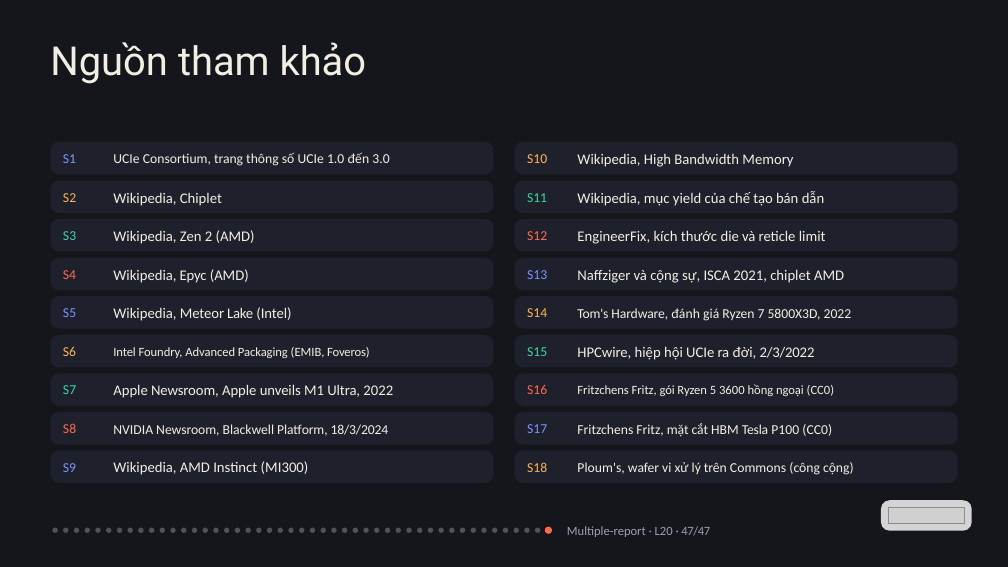
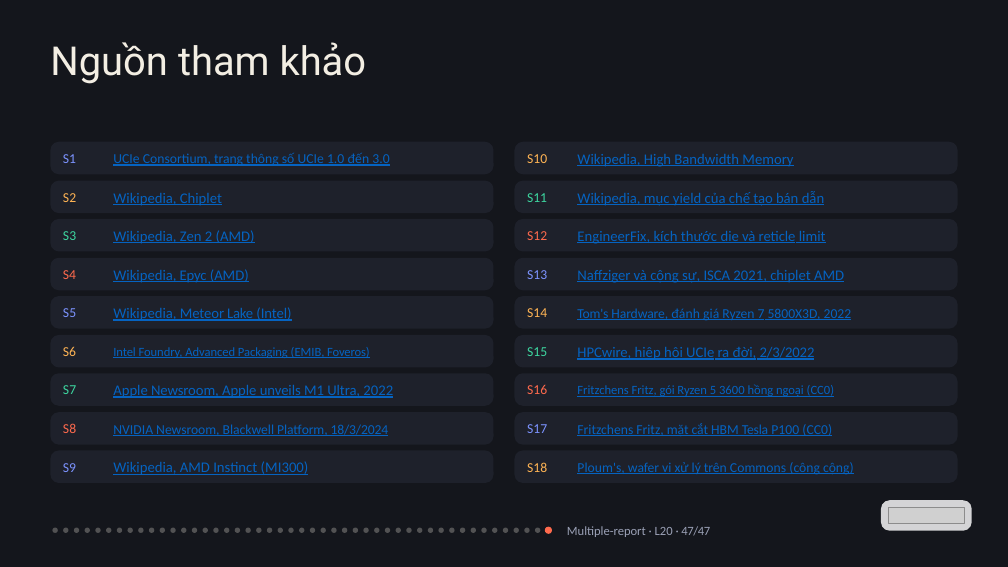
Before and after one commit to vohoailinh90/Multiple-report, a slide deck: slide 47 of lessons/L20/L20.pptx. Drawn at 1008x567 pixels with LibreOffice and Linux fonts; fonts in the diff are those of the drawing; grey boxes stand for pictures. Boxes give left, top, right and bottom in pixels: in the first picture for what was removed or moved away, otherwise in the second. Text is boxed around its words. In the diff, an @@ line names an element or a change of style, - is before the commit and + after.

```diff
--- a/lessons/L20/L20.pptx
+++ b/lessons/L20/L20.pptx
@@ text colour #F3EEE3 to #0563C1, underline on in 18 elements at [113,153,389,166], [113,193,222,206], [113,230,255,244], [113,269,249,283], [113,307,291,321], [113,347,370,358], [113,385,393,398], [113,424,389,436], [113,461,309,475], [577,154,793,167], [577,191,824,206], [577,231,826,244], [577,270,844,283], [577,308,852,321], [577,347,815,360], [577,384,834,397], [577,423,832,436], [577,462,854,475] @@
```
Also in this commit, not shown: 8 other files.
